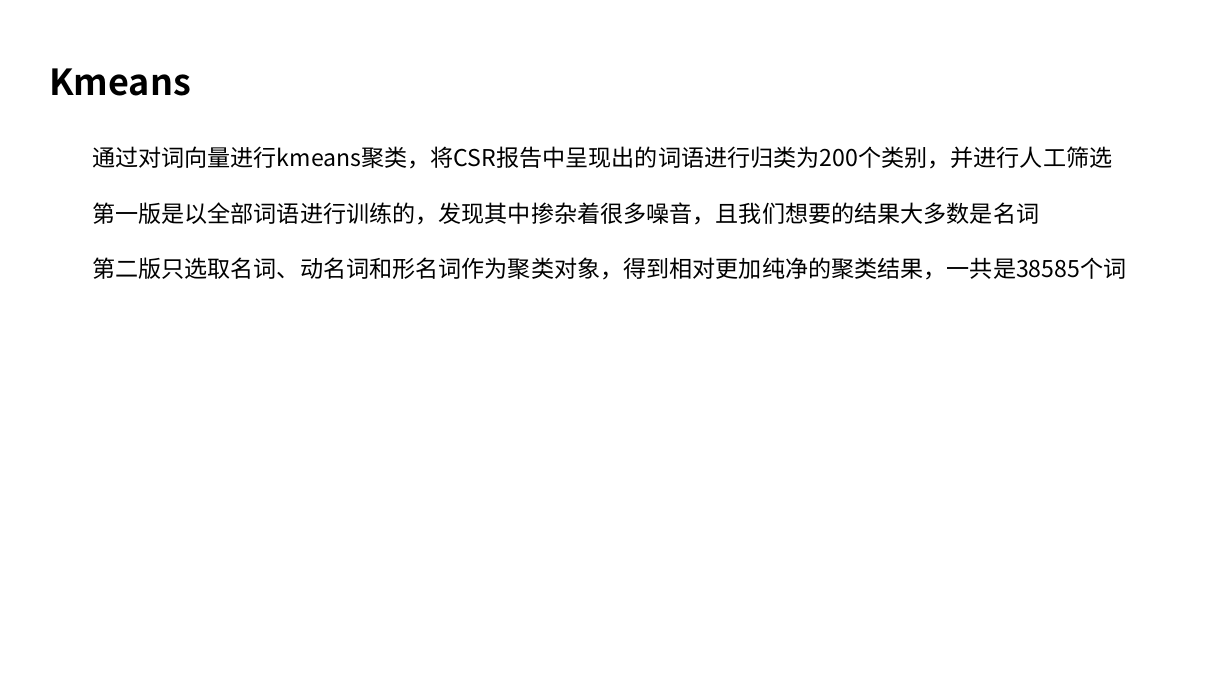
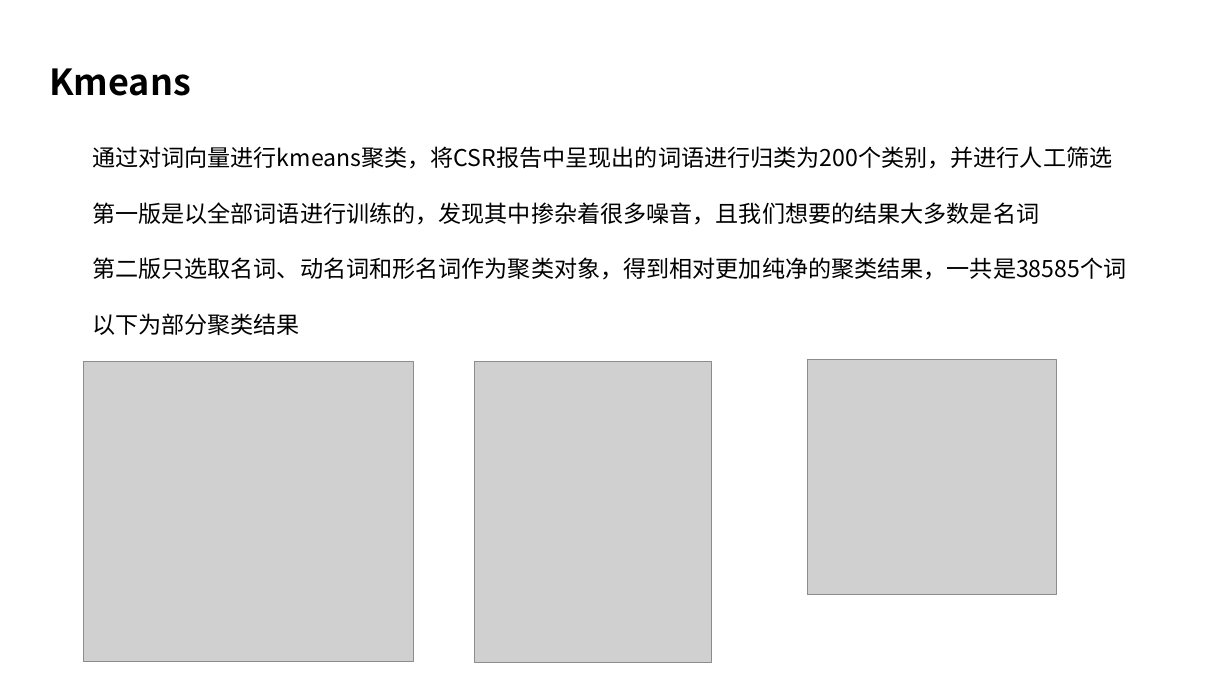
Before and after one commit to stevewyl/csr_report, a slide deck: slide 14 of CSR报告文本处理流程.pptx (slide 8 before the commit). Drawn at 1232x693 pixels with LibreOffice and Linux fonts; fonts in the diff are those of the drawing; grey boxes stand for pictures. Boxes give left, top, right and bottom in pixels: in the first picture for what was removed or moved away, otherwise in the second. Text is boxed around its words. In the diff, an @@ line names an element or a change of style, - is before the commit and + after.

```diff
--- a/CSR报告文本处理流程.pptx
+++ b/CSR报告文本处理流程.pptx
@@ text at <box>92,313,300,335</box>: paragraph added @@
+以下为部分聚类结果
@@ picture added at <box>83,362,413,662</box> @@
@@ picture added at <box>474,362,712,663</box> @@
@@ picture added at <box>807,360,1056,595</box> @@
```
Also in this commit, not shown: 4 other slides changed, 7 slides added, 1 slide removed, 31 other files.
